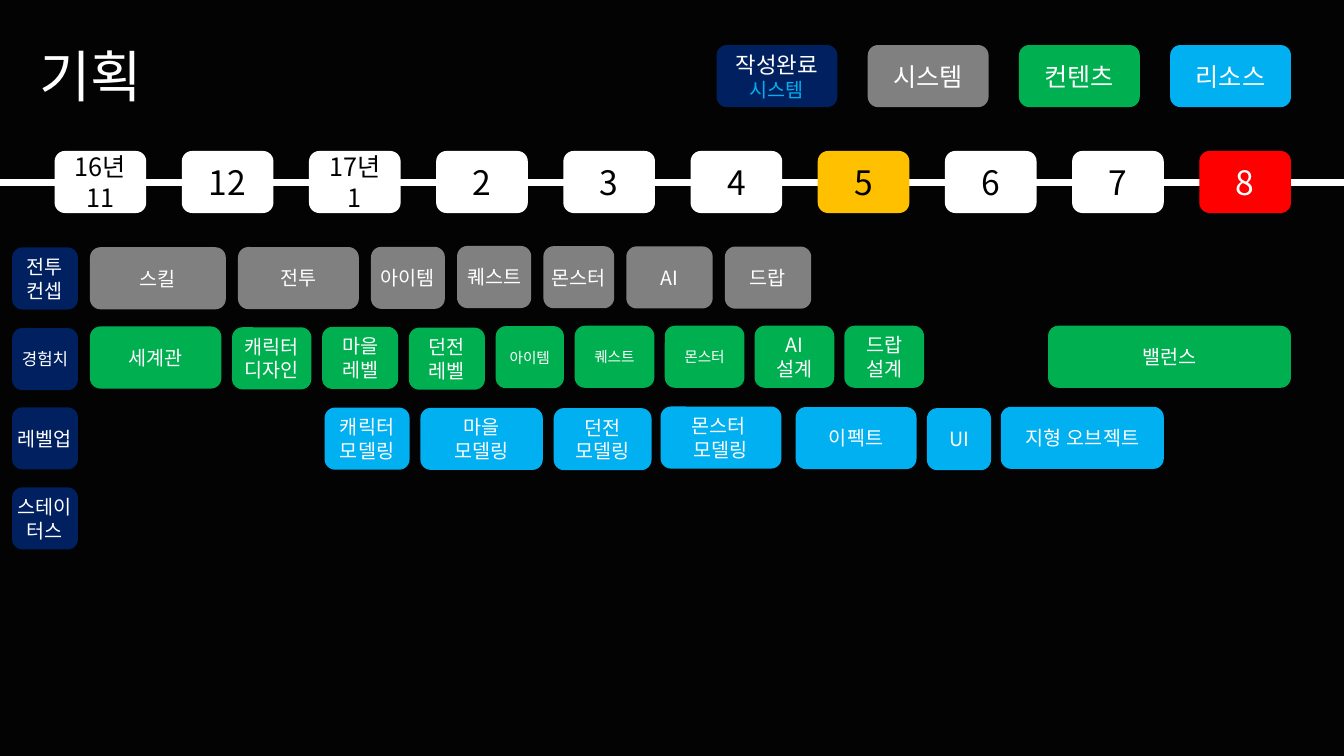
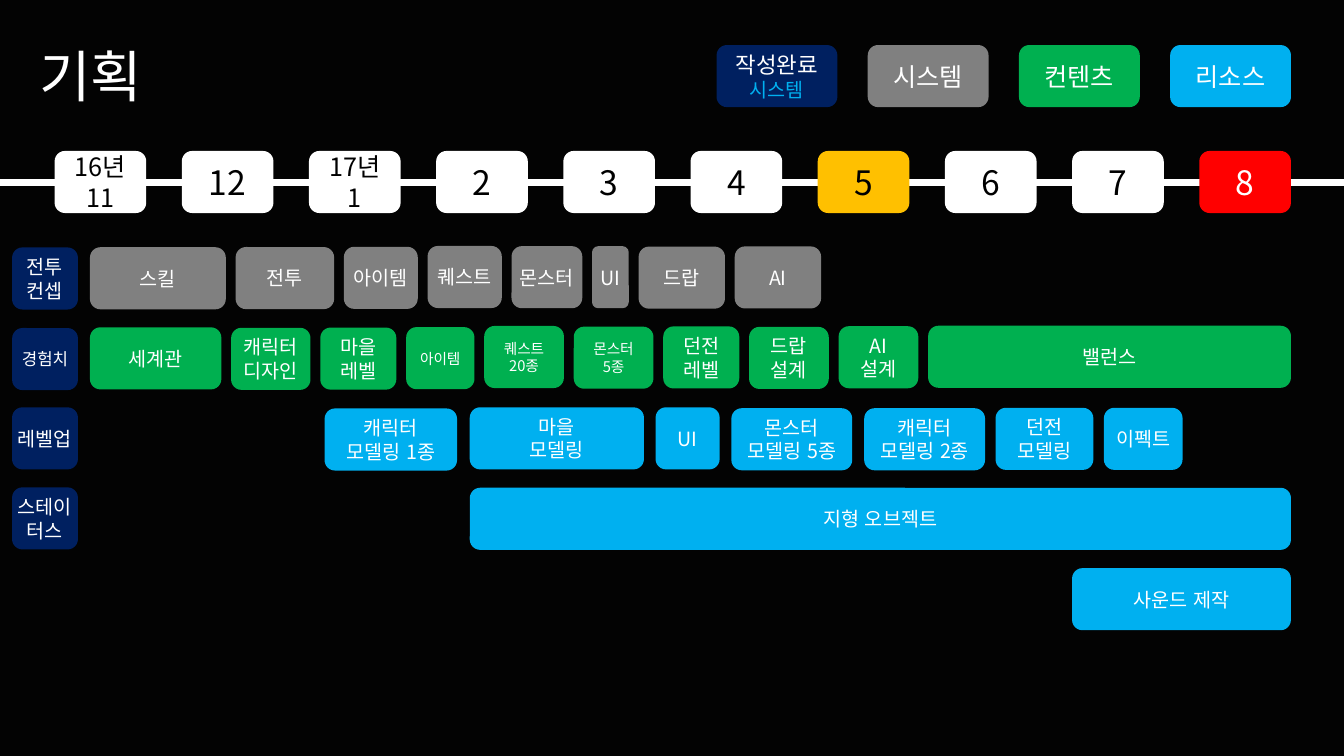
Before and after one commit to korleinster/gamebusdriver, a slide deck: slide 21 of documents/노루막이_김형준_신창섭_홍승필_허지훈.pptx (slide 20 before the commit). Drawn at 1344x756 pixels with LibreOffice and Linux fonts; fonts in the diff are those of the drawing; background and template pictures are left out. Boxes give left, top, right and bottom in pixels: in the first picture for what was removed or moved away, otherwise in the second. Text is boxed around its words. In the diff, an @@ line names an element or a change of style, - is before the commit and + after.

```diff
--- a/documents/노루막이_김형준_신창섭_홍승필_허지훈.pptx
+++ b/documents/노루막이_김형준_신창섭_홍승필_허지훈.pptx
@@ rounded rectangle "전투": place and size @@
-rounded rectangle "전투" at [238,247,359,310]
+rounded rectangle "전투" at [236,247,335,310]
@@ rounded rectangle "아이템": place and size @@
-rounded rectangle "아이템" at [371,247,445,310]
+rounded rectangle "아이템" at [344,247,417,310]
@@ rounded rectangle "퀘스트": place and size @@
-rounded rectangle "퀘스트" at [457,246,531,309]
+rounded rectangle "퀘스트" at [427,246,502,309]
@@ rounded rectangle "몬스터": place and size @@
-rounded rectangle "몬스터" at [543,246,614,309]
+rounded rectangle "몬스터" at [511,246,582,309]
@@ rounded rectangle added at [592,246,628,309], fill #808080, 14 pt, text #FFFFFF @@
+UI
@@ rounded rectangle "드랍": place and size @@
-rounded rectangle "드랍" at [725,247,812,310]
+rounded rectangle "드랍" at [639,247,726,310]
@@ rounded rectangle "AI": place and size @@
-rounded rectangle "AI" at [626,246,713,309]
+rounded rectangle "AI" at [735,246,822,309]
@@ 3 rounded rectangles: place and size @@
-3 rounded rectangles at [496,326,745,389]
+3 rounded rectangles at [406,326,653,390]
@@ rounded rectangle "던전": place and size @@
-rounded rectangle "던전" at [409,328,485,390]
+rounded rectangle "던전" at [663,327,739,389]
@@ rounded rectangle "드랍": place and size @@
-rounded rectangle "드랍" at [845,326,925,388]
+rounded rectangle "드랍" at [749,327,829,389]
@@ rounded rectangle "AI": place and size @@
-rounded rectangle "AI" at [755,326,835,388]
+rounded rectangle "AI" at [839,327,919,389]
@@ rounded rectangle "밸런스": place and size @@
-rounded rectangle "밸런스" at [1049,326,1292,388]
+rounded rectangle "밸런스" at [929,326,1292,388]
@@ text in rounded rectangle at [509,359,539,372]: paragraph added @@
+20종
@@ text in rounded rectangle at [603,360,625,373]: paragraph added @@
+5종
@@ rounded rectangle "캐릭터": place and size @@
-rounded rectangle "캐릭터" at [325,407,409,470]
+rounded rectangle "캐릭터" at [325,408,457,471]
@@ rounded rectangle "마을": place and size @@
-rounded rectangle "마을" at [420,408,542,471]
+rounded rectangle "마을" at [470,407,644,470]
@@ rounded rectangle "UI": place and size @@
-rounded rectangle "UI" at [928,408,992,471]
+rounded rectangle "UI" at [655,407,720,470]
@@ rounded rectangle "몬스터": place and size @@
-rounded rectangle "몬스터" at [660,406,781,469]
+rounded rectangle "몬스터" at [732,408,853,471]
@@ rounded rectangle added at [864,408,985,471], fill #00B0F0, 14 pt, text #FFFFFF @@
+캐릭터
+모델링 2종
@@ rounded rectangle "던전": place and size @@
-rounded rectangle "던전" at [554,408,651,471]
+rounded rectangle "던전" at [996,408,1094,471]
@@ rounded rectangle "이펙트": place and size @@
-rounded rectangle "이펙트" at [796,407,917,470]
+rounded rectangle "이펙트" at [1104,408,1183,471]
@@ text in rounded rectangle at [346,442,435,461]: text changed @@
-모델링
+모델링 1종
@@ text in rounded rectangle at [747,441,836,460]: text changed @@
-모델링
+모델링 5종
@@ rounded rectangle "지형 오브젝트": place and size @@
-rounded rectangle "지형 오브젝트" at [1001,407,1165,470]
+rounded rectangle "지형 오브젝트" at [470,488,1292,551]
@@ rounded rectangle added at [1073,569,1292,631], fill #00B0F0, 14 pt, text #FFFFFF @@
+사운드 제작
```
Also in this commit, not shown: 7 other slides changed, 4 slides added, 3 slides removed.
